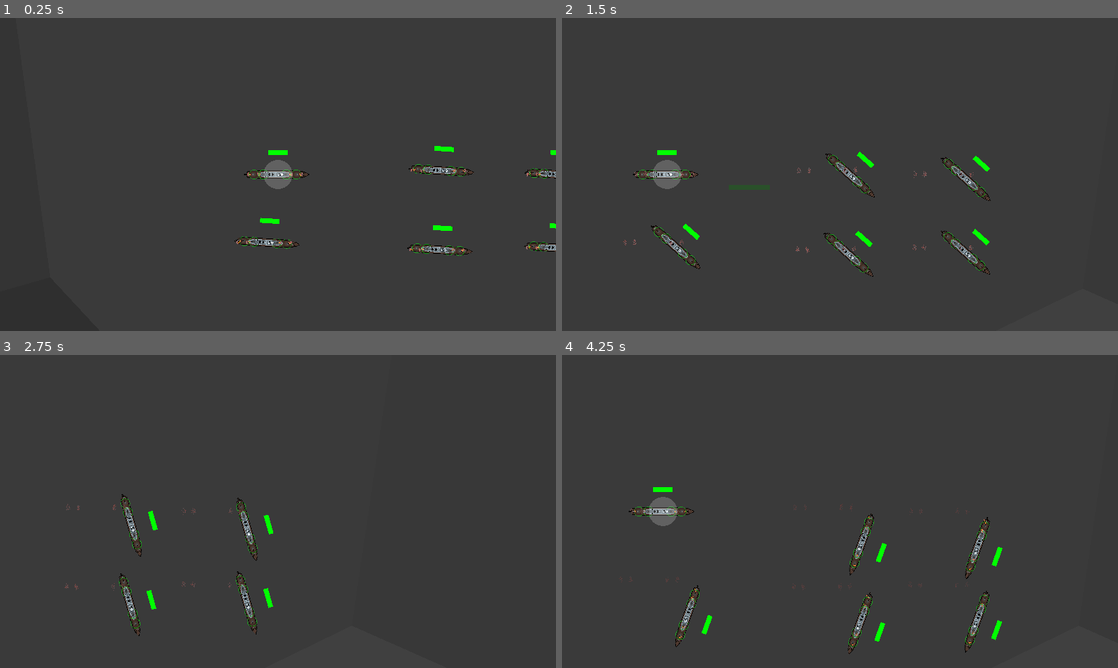
Above: before the commit, frames 1-4 (two rows, left to right).
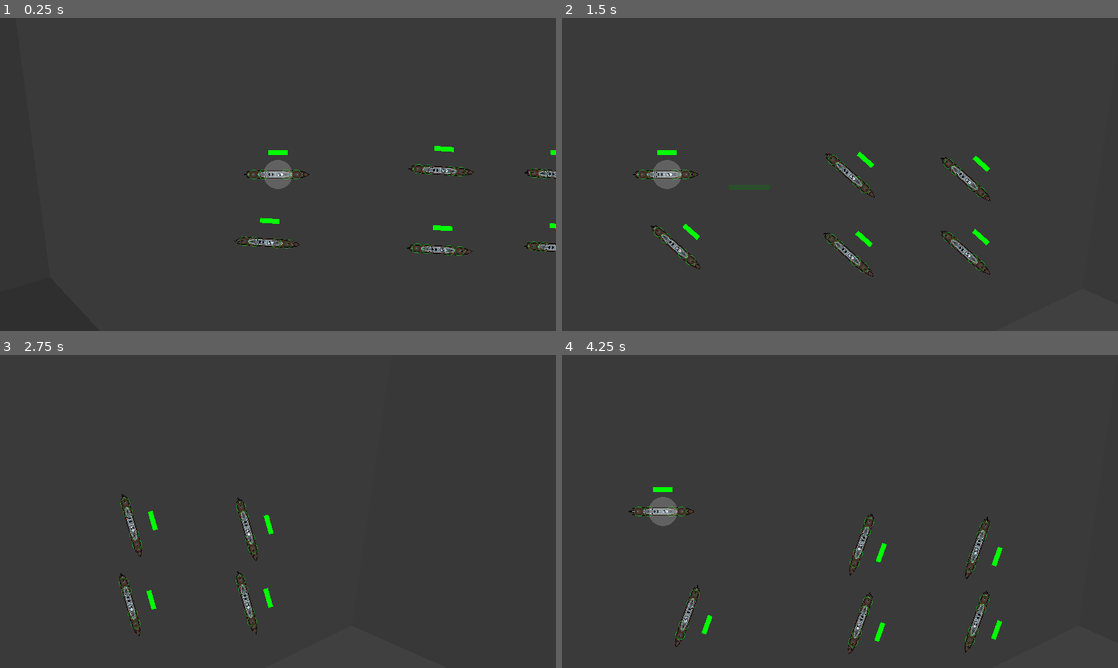
Above: after the commit, the same moments.

Repository: ObfuscatedOwl/bote-game
Game: Godot game, scene res://scenes/testScene.tscn
Two runs of this game, one before a commit and one after it. Both use one fixed random seed, a clock stepped at 60 frames per second and the inputs below.
Inputs (mouse positions are in pixels of both pictures, inside the frame that each line leads up to):
- Up to frame 1 (0.25 s): no input
- Up to frame 2 (1.5 s): tap Enter (runRotor) at 0.5 s; move the mouse to (962, 158) at 0.52 s; hold Right (ui_right) 0.53-1.25 s; tap A (A) at 0.6 s; click (962, 158) at 0.67 s; tap D (D) at 0.8 s; drag from (728, 190) to (851, 174) at 1.27 s
- Up to frame 3 (2.75 s): move the mouse to (333, 442) at 2.02 s; hold Right (ui_right) from 2.03 s (still down); tap S (S) at 2.1 s; tap W (W) at 2.3 s
- Up to frame 4 (4.25 s): release Right (ui_right) at 2.75 s; drag from (812, 574) to (689, 605) at 2.77 s; move the mouse to (1006, 558) at 3.52 s; hold Left (ui_left) from 3.53 s (still down); tap A (A) at 3.6 s; tap D (D) at 3.8 s

The runs differ from the first frame. In frame 1, less than 0.1% of the frame differs, in the area x 42-98%, y 48-75%; in frame 2, 0.1%, in the area x 11-74%, y 47-76%; in frame 3, less than 0.1%; in frame 4, less than 0.1%.

Commit message:
Small edits to gun

Diff:
--- a/bote game/scenes/bote.tscn
+++ b/bote game/scenes/bote.tscn
@@ -1,7 +1,7 @@
 [gd_scene load_steps=6 format=3 uid="uid://82s0k7lpx1un"]
 
 [ext_resource type="Script" path="res://scripts/boteController.gd" id="1_jvag8"]
-[ext_resource type="Texture2D" uid="uid://bwwglaykga4y3" path="res://sprites/botes/rudder.png" id="3_jhuji"]
+[ext_resource type="Texture2D" uid="uid://bwwglaykga4y3" path="res://sprites/botes/Rudder.png" id="3_jhuji"]
 [ext_resource type="Texture2D" uid="uid://63k7u6yw04cs" path="res://sprites/botes/Destroyer.png" id="3_kr6kh"]
 [ext_resource type="Script" path="res://scripts/boteHealth.gd" id="3_lgynd"]
 [ext_resource type="PackedScene" uid="uid://dhrvsxswyqo8t" path="res://scenes/turret.tscn" id="5_7duhv"]
--- a/bote game/scenes/bullet.tscn
+++ b/bote game/scenes/bullet.tscn
@@ -1,6 +1,10 @@
-[gd_scene load_steps=2 format=3 uid="uid://dpe3cg4ymnbca"]
+[gd_scene load_steps=3 format=3 uid="uid://dpe3cg4ymnbca"]
 
 [ext_resource type="Script" path="res://scripts/turret/bullet.gd" id="1_dk7nn"]
+[ext_resource type="Texture2D" uid="uid://bwwglaykga4y3" path="res://sprites/botes/Rudder.png" id="2_h4r7j"]
 
 [node name="bullet" type="Node2D"]
 script = ExtResource("1_dk7nn")
+
+[node name="Sprite2D" type="Sprite2D" parent="."]
+texture = ExtResource("2_h4r7j")
--- a/bote game/scenes/terrain.tscn
+++ b/bote game/scenes/terrain.tscn
@@ -1,7 +1,7 @@
 [gd_scene load_steps=9 format=3 uid="uid://dabl0ajxiu4on"]
 
 [ext_resource type="Script" path="res://scripts/terrain/terrain.gd" id="1_fgbry"]
-[ext_resource type="Texture2D" uid="uid://bcxhwp28s8u4g" path="res://sprites/Tilemap/Sand.png" id="2_bia0i"]
+[ext_resource type="Texture2D" uid="uid://bcxhwp28s8u4g" path="res://sprites/tilemap/Sand.png" id="2_bia0i"]
 [ext_resource type="Script" path="res://scripts/terrain/customAutoTile.gd" id="3_y6yyw"]
 
 [sub_resource type="Gradient" id="Gradient_eypxo"]
--- a/bote game/scripts/turret/bullet.gd
+++ b/bote game/scripts/turret/bullet.gd
@@ -2,6 +2,8 @@
 
 var velocity: Vector2
 var damage = 10
+var target
+var initialPosition
 
 func _process(delta):
 	position += velocity * delta
--- a/bote game/scripts/turret/turret.gd
+++ b/bote game/scripts/turret/turret.gd
@@ -1,15 +1,10 @@
 extends Node2D
-
-#~~~~~~~ TEMPORARY CONSTANTS - SHOULD BE EXPORTED SCENEWIDE FROM MAIN ~~~~~~~#
-
-const g = 10
-
-#~~~~~~~ ... ~~~~~~~#
 
 const bullet = preload("res://scenes/bullet.tscn")
 var bulletNode
 
-const muzzleSpeed = 50
+const g = 10
+const muzzleSpeed = 100
 var reloadFull = 4
 var reloading = 20
 
@@ -33,6 +28,8 @@
 
 	if targeting:
 		adjustAim()
+
+	if adjustedTarget:
 		goalRotation = adjustedTarget.angle()
 	else:
 		# Return to default position
@@ -44,7 +41,7 @@
 	if (reloading < reloadFull):
 		reloading += delta
 	else:
-		if rotation == goalRotation:
+		if rotation == goalRotation and adjustedTarget:
 			reloading = 0
 			fire()
 
@@ -52,15 +49,15 @@
 	var trans = get_global_transform()
 	var transInv = trans.affine_inverse()
 	var rotInv = Transform2D(-trans.get_rotation(), Vector2.ZERO)
-	relTargetPos = target.getPosition() - position#transInv *target.getPosition()
+	relTargetPos = target.getPosition() - position #transInv *target.getPosition()
 	print(relTargetPos)
-	var relTargetVel = target.getVelocity()#rotInv * target.getVelocity()
+	var relTargetVel = target.getVelocity() #rotInv * target.getVelocity()
 	var movedTarget = relTargetPos
 
 	for adjustment in range(adjustmentIterations):
 		movedTarget = relTargetPos + relTargetVel * timeToStrike(movedTarget.length())
 	if not inRange(movedTarget.length()):
-		movedTarget = relTargetPos
+		movedTarget = null
 
 	adjustedTarget = movedTarget
 
--- a/bote game/scripts/turret/turretTestScene.gd
+++ b/bote game/scripts/turret/turretTestScene.gd
@@ -18,11 +18,12 @@
 	newTurret.targeting = true
 
 func _draw():
-	if newTurret.relTargetPos != null:
+	if newTurret.relTargetPos:
 		draw_circle(newTurret.relTargetPos, 2, Color(1, 1, 1))
 	else:
 		print("it is nil")
-	draw_circle($turret.adjustedTarget, 2, Color(1, 0, 0, 1))
+	if $turret.adjustedTarget:
+		draw_circle($turret.adjustedTarget, 2, Color(1, 0, 0, 1))
 
 
 func _process(delta):
Not shown, changed: bote game/sprites/Tilemap/Grass.png.import
Not shown, changed: bote game/sprites/Tilemap/Sand.png.import
Not shown, changed: bote game/sprites/botes/rudder.png.import
